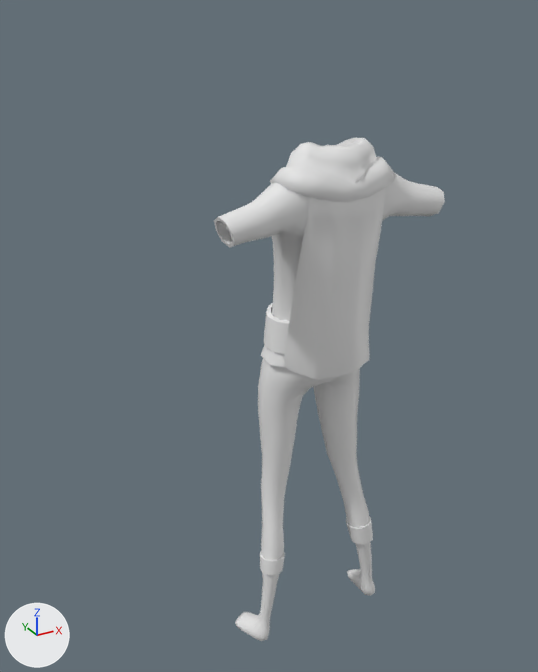
The FBX model Victor/PlaceholderCharacter/Exports/anim_PlayCh_Idle.fbx as it was, and as the next commit left it.
Camera for both pictures: a 50 mm camera at (-1.26, -1.99, 2.21) aimed at (-0.12, 0.08, 1.18). Arrows for +X, +Y and +Z are at lower left; the lights stay in place. Materials are left out; every surface is plain grey. Vertices at the same position are counted once.

The first picture shows 'clothing.001'.
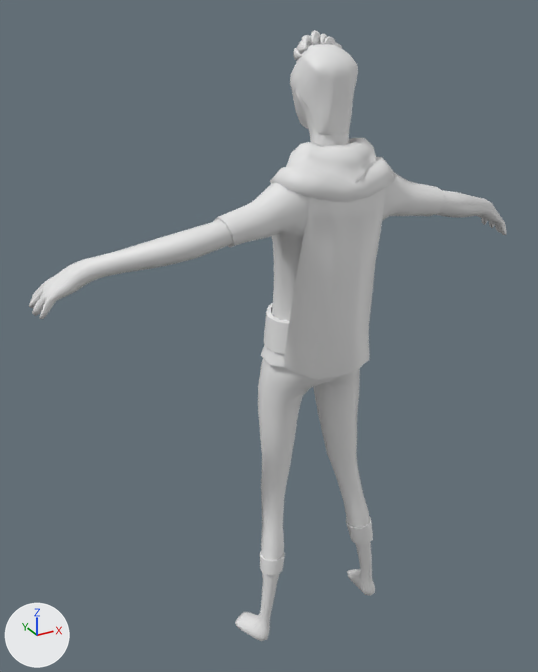
The change in detail:
me_low_body_001 is used by ob_clothing_001; location (0.0, 0.0, 0.0).
me_low_body_001 had 1332 vertices, 1201 faces and spanned x -0.4..0.4, y -0.22..0.15, z 0.0..1.85.
me_low_body_001 now has 5436 vertices, 5298 faces and spans x -0.9..0.9, y -0.22..0.15, z 0.0..2.15.
me_low_body_001 part 1: a new loose piece of 1175 vertices spanning x -0.09..0.09, y -0.13..0.05, z 1.87..2.12.
me_low_body_001 part 2: a new loose piece of 336 vertices spanning x -0.04..0.07, y -0.03..0.06, z 2.07..2.15.
me_low_body_001 part 3: a new loose piece of 308 vertices spanning x -0.07..0.02, y -0.03..0.07, z 2.07..2.1.
me_low_body_001 part 4: a new loose piece of 308 vertices spanning x -0.05..0.06, y -0.02..0.07, z 2.07..2.14.
me_low_body_001 part 5: a new loose piece of 280 vertices spanning x -0.06..0.04, y -0.03..0.07, z 2.07..2.13.
me_low_body_001 part 6: a new loose piece of 280 vertices spanning x -0.01..0.07, y -0.03..0.04, z 2.06..2.14.
me_low_body_001 part 7: a new loose piece of 280 vertices spanning x -0.01..0.07, y -0.04..0.02, z 2.07..2.14.
me_low_body_001 part 8: 4 vertices moved within x -0.25..0.25, y -0.17..-0.09, z 1.66..1.8; 921 vertices added at x -0.9..0.9, y -0.17..0.15, z 1.41..2.1.

What differs and where, as boxes (x1, y1, x2, y2) in the pictures (538 x 672 px):
'clothing.001', reshaped (106% wider, 21% taller): before (214, 138, 445, 641); after (29, 30, 507, 641)
part 1 of me_low_body_001, added: after (291, 44, 358, 134)
part 2 of me_low_body_001, added: after (311, 30, 320, 45)
part 3 of me_low_body_001, added: after (293, 48, 302, 60)
part 4 of me_low_body_001, added: after (302, 35, 312, 49)
part 5 of me_low_body_001, added: after (297, 40, 306, 54)
part 6 of me_low_body_001, added: after (319, 34, 328, 44)
part 7 of me_low_body_001, added: after (323, 36, 336, 45)
part 8 of me_low_body_001, built on: before (253, 138, 423, 234); after (29, 64, 507, 319)
